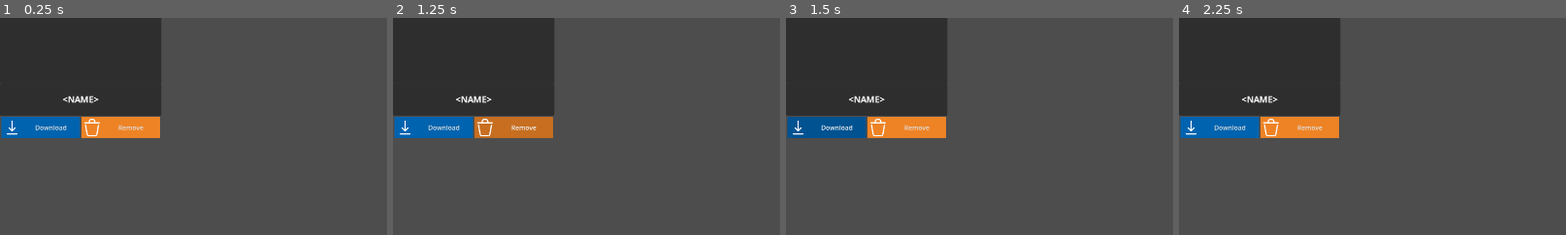
Above: before the commit, frames 1-4 (left to right).
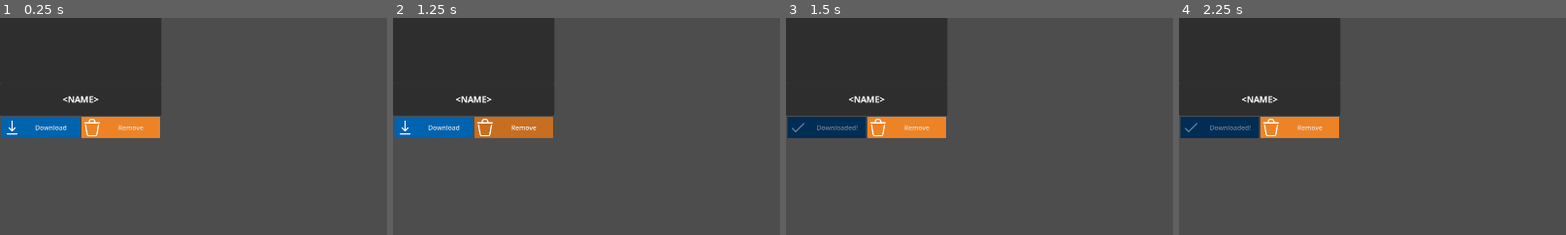
Above: after the commit, the same moments.

Repository: hunsri/3DAM
Game: Godot game, scene res://scenes/sidebar/compare_sidebar/details_view/DetailsElement.tscn
The game is run twice, just before and just after one commit, with the same random seed, the same clock (stepped at 60 frames per second) and the same inputs. This scene is started directly instead of the project's main scene.
Inputs (mouse positions are % of the whole screen's width and height, from its top left):
- Up to frame 1 (0.25 s): no input
- Up to frame 2 (1.25 s): click "Remove" at 0.5 s
- Up to frame 3 (1.5 s): click "Download" at 1.25 s
- Up to frame 4 (2.25 s): move the mouse to (72, 45) at 2.02 s; hold D from 2.03 s (still down); hold E from 2.03 s (still down); click (72, 45) at 2.17 s
The pictures show only the part of the screen within x 0-50%, y 29-78%; the shares and areas given below are measured in that part.

Frames 1-2 are identical in both runs. In frame 3, 2.0% of the frame differs, in the area x 0-21%, y 45-56%; in frame 4, 2.0%.
Error in both runs: Invalid access to property or key 'compare_manager' on a base object of type 'null instance'. (res://scripts/compare_view/details_view/DetailsElement.gd:33)

Commit message:
adds button change after download

Diff:
--- a/scenes/sidebar/compare_sidebar/details_view/DetailsElement.tscn
+++ b/scenes/sidebar/compare_sidebar/details_view/DetailsElement.tscn
@@ -5,6 +5,8 @@
 [ext_resource type="Script" uid="uid://gh78gaq6h0xx" path="res://scripts/tiles/asset_tiles/asset_spawn_point.gd" id="2_16r55"]
 [ext_resource type="Texture2D" uid="uid://dpyd0mvhlxhkf" path="res://icons/download.png" id="2_ss73r"]
 [ext_resource type="Texture2D" uid="uid://bb28cuhux8va6" path="res://icons/trash.png" id="3_16r55"]
+[ext_resource type="Script" uid="uid://c2nvs0uahasfh" path="res://scripts/gui_helpers/button_animator.gd" id="5_16r55"]
+[ext_resource type="Texture2D" uid="uid://bw5dvml5qjgl3" path="res://icons/check.png" id="6_t80ld"]
 
 [sub_resource type="LabelSettings" id="LabelSettings_1cbbd"]
 font_size = 22
@@ -167,6 +169,9 @@
 text = "Download"
 icon = ExtResource("2_ss73r")
 expand_icon = true
+script = ExtResource("5_16r55")
+button_pressed_text = "Downloaded!"
+button_pressed_icon = ExtResource("6_t80ld")
 
 [node name="Remove" type="Button" parent="Contents/ActionBar/HBoxContainer" unique_id=195820989]
 layout_mode = 2
--- /dev/null
+++ b/scripts/gui_helpers/button_animator.gd
@@ -0,0 +1,16 @@
+extends Button
+
+@export var button_pressed_text: String
+@export var button_pressed_icon: Texture2D
+
+var button_original_text: String
+var button_original_icon: Texture2D
+
+func _ready() -> void:
+	button_original_text = text
+	button_original_icon = icon
+
+func _pressed() -> void:
+	text = button_pressed_text
+	icon = button_pressed_icon
+	disabled = true
Binary file added: icons/check.png
Not shown, added: icons/check.png.import
Not shown, added: scripts/gui_helpers/button_animator.gd.uid
